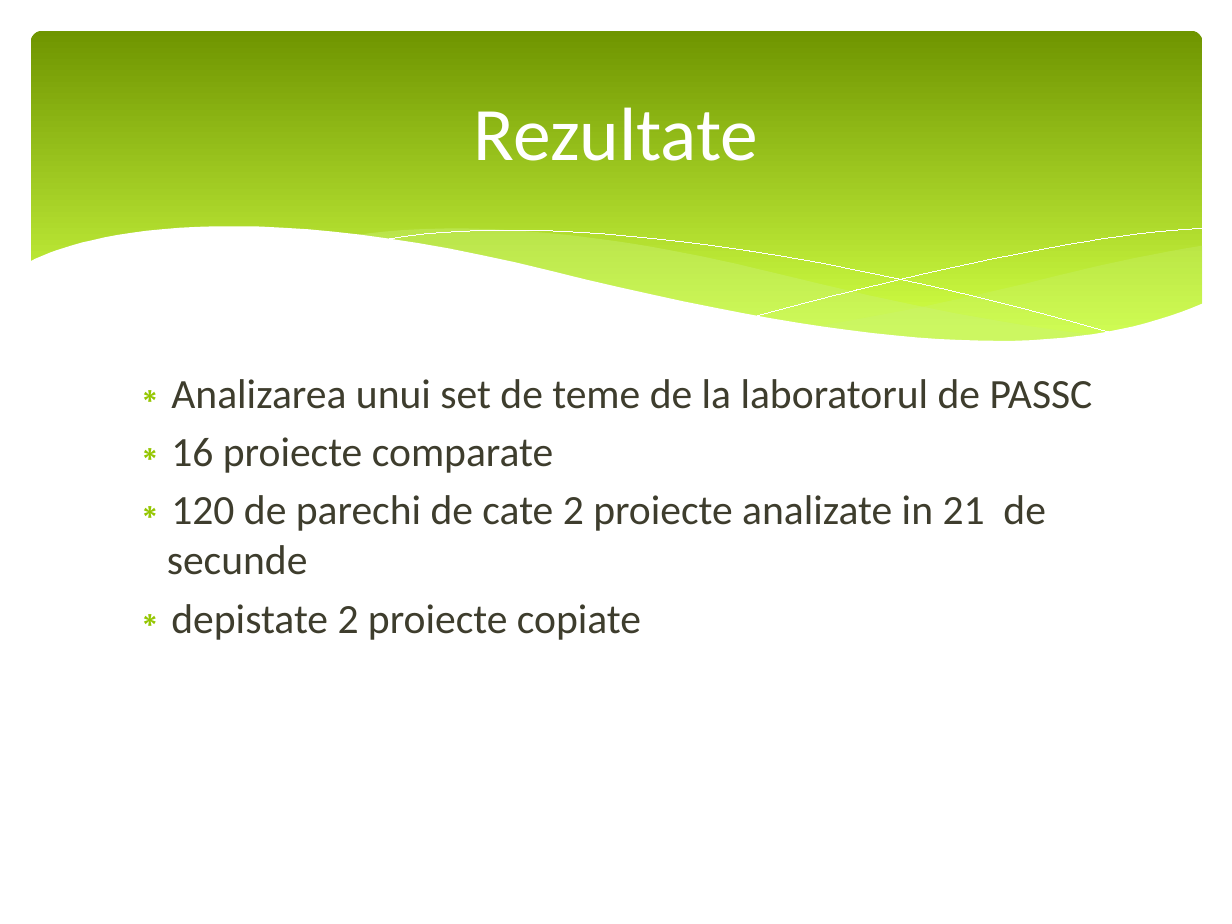
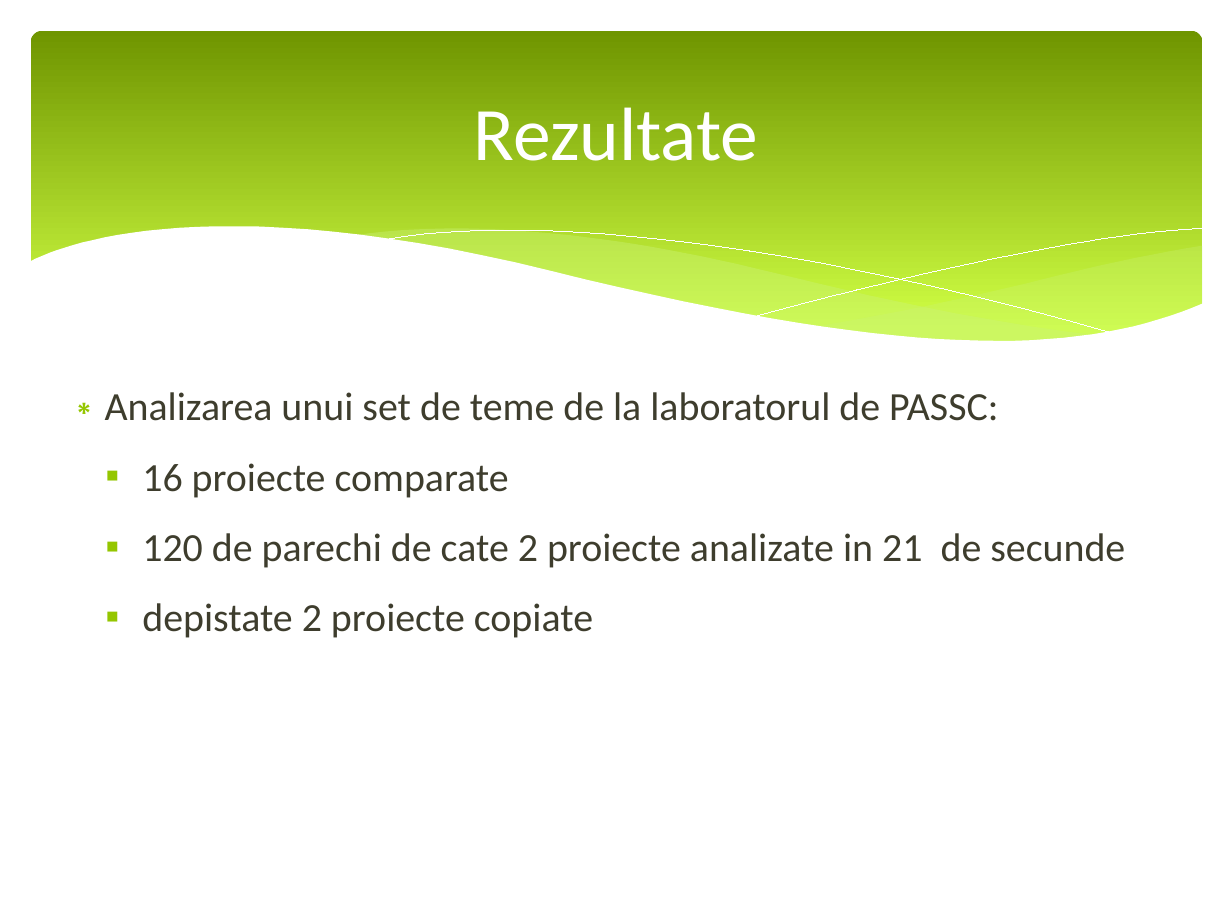
Before and after one commit to vladlep/licentavlad, a slide deck: slide 10 of doc/Prezentare licenta.pptx (slide 11 before the commit). Drawn at 1232x924 pixels with LibreOffice and Linux fonts; fonts in the diff are those of the drawing. Boxes give left, top, right and bottom in pixels: in the first picture for what was removed or moved away, otherwise in the second. Text is boxed around its words. In the diff, an @@ line names an element or a change of style, - is before the commit and + after.

```diff
--- a/doc/Prezentare licenta.pptx
+++ b/doc/Prezentare licenta.pptx
@@ text "Analizarea unui set de teme ...": place and size @@
-text "Analizarea unui set de teme ..." at (167,379,1093,640)
+text "Analizarea unui set de teme ..." at (105,392,1125,638)
@@ text at (105,392,998,421): text changed; size 27 to 25.9 pt @@
-∗ Analizarea unui set de teme de la laboratorul de PASSC
+∗ Analizarea unui set de teme de la laboratorul de PASSC:
@@ text at (142,463,1125,638): size 27 to 25.9 pt in "16 proiecte comparate", "120 de parechi de cate 2 proiecte ...", "depistate 2 proiecte copiate"; bullet ∗ to ▪; list level 1 to 2 in "16 proiecte comparate"; line spacing 1 to 1.3; list level 1 to 2 in "120 de parechi de cate ..."; list level 1 to 2 in "depistate 2 proiecte copiate" @@
```
Also in this commit, not shown: 6 other slides changed, 2 slides added, 3 slides removed.
